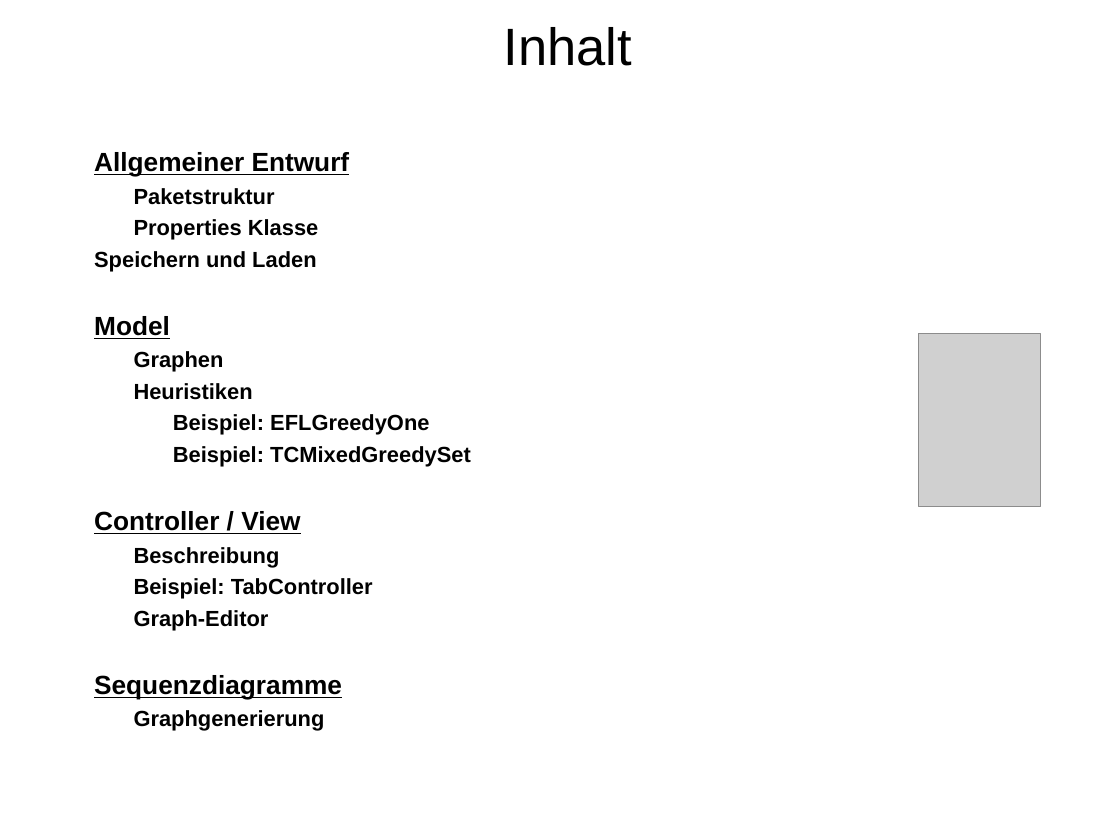
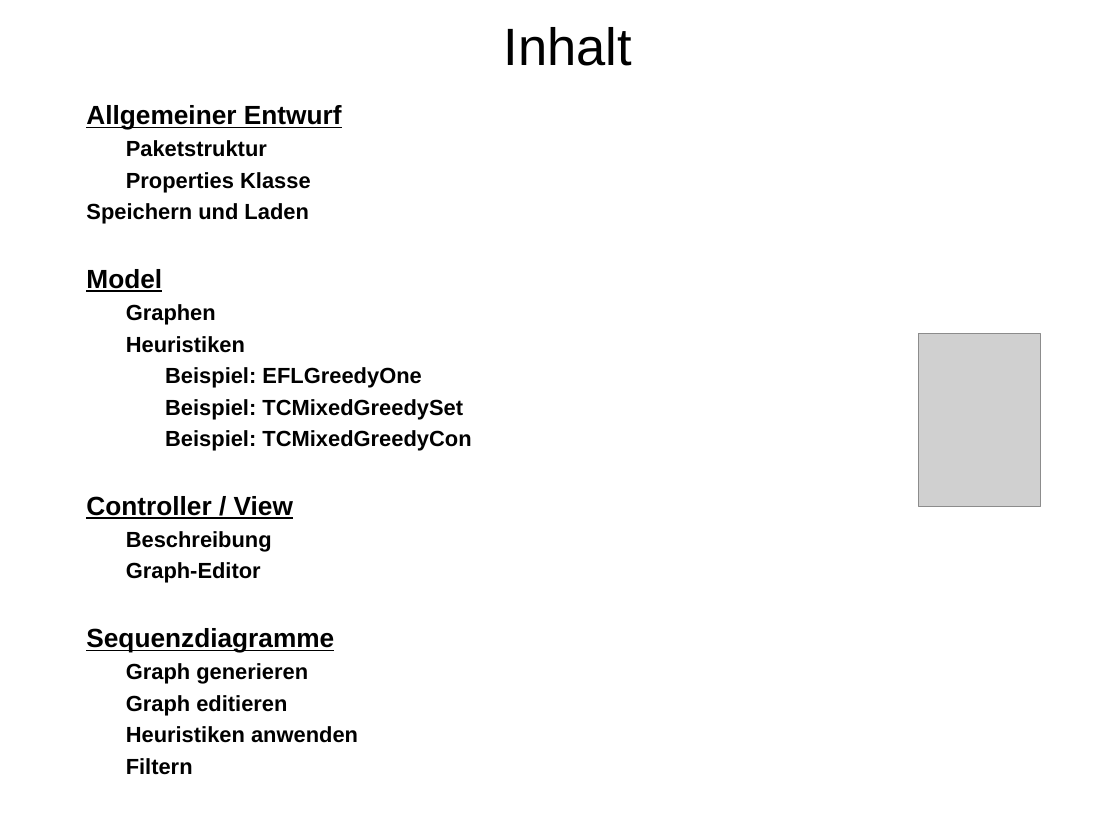
Before and after one commit to bernihoh/PSE, a slide deck: slide 2 of Entwurf/presentation.pptx. Drawn at 1120x840 pixels with LibreOffice and Linux fonts; fonts in the diff are those of the drawing; grey boxes stand for pictures. Boxes give left, top, right and bottom in pixels: in the first picture for what was removed or moved away, otherwise in the second. Text is boxed around its words. In the diff, an @@ line names an element or a change of style, - is before the commit and + after.

```diff
--- a/Entwurf/presentation.pptx
+++ b/Entwurf/presentation.pptx
@@ text "Allgemeiner Entwurf" moved from (x1=94, y1=152, x2=471, y2=731) to (x1=86, y1=105, x2=471, y2=775) @@
@@ text at (x1=165, y1=430, x2=471, y2=451): paragraph added @@
+        Beispiel: TCMixedGreedyCon
@@ text at (x1=134, y1=578, x2=373, y2=599): paragraph removed @@
-    Beispiel: TabController
@@ text at (x1=126, y1=663, x2=358, y2=775): text changed @@
-    Graphgenerierung
+    Graph generieren
+    Graph editieren
+    Heuristiken anwenden
+    Filtern
```
Also in this commit, not shown: 7 other slides changed, 16 slides added, 2 slides removed, 2 other files.
